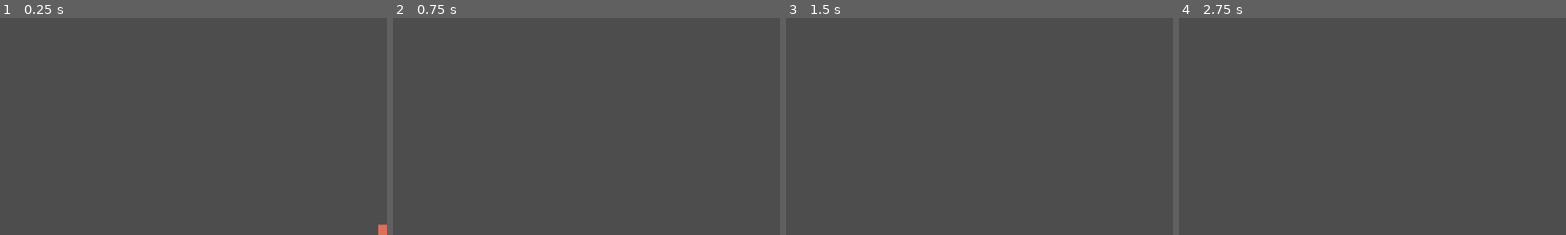
Above: before the commit, frames 1-4 (left to right).
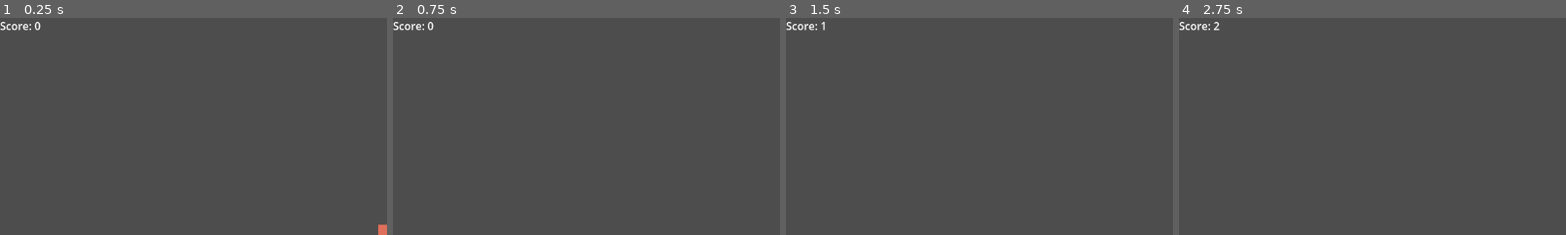
Above: after the commit, the same moments.

Repository: BrendonButler/scramble
Game: Godot game, scene res://main.tscn
Same seed, same stepped clock (60 frames per second), same inputs: the game is played once before the commit and once after it.
Inputs (mouse positions are % of the whole screen's width and height, from its top left):
- Up to frame 1 (0.25 s): no input
- Up to frame 2 (0.75 s): tap Enter (ui_accept) at 0.5 s; move the mouse to (72, 45) at 0.52 s; hold Right (ui_right) from 0.53 s (still down); hold Enter (ui_accept) from 0.53 s (still down); click (72, 45) at 0.67 s
- Up to frame 3 (1.5 s): move the mouse to (30, 55) at 1.27 s; release Right (ui_right) at 1.28 s; release Enter (ui_accept) at 1.28 s; hold Down (ui_down) from 1.28 s (still down); tap Enter (ui_accept) at 1.35 s
- Up to frame 4 (2.75 s): tap Enter (ui_accept) at 1.52, 1.82 s; move the mouse to (60, 28) at 2.02 s; release Down (ui_down) at 2.03 s; hold Right (ui_right) from 2.03 s (still down); hold Enter (ui_accept) from 2.03 s (still down)
The pictures show only the part of the screen within x 0-50%, y 0-50%; the shares and areas given below are measured in that part.

The runs differ from the first frame. In frame 1, 0.2% of the frame differs, in the area x 0-11%, y 1-6%; in frame 2, 0.2%; in frame 3, 0.2%; in frame 4, 0.2%.

Commit message:
implement end game logic through enemy collisions

Diff:
--- /dev/null
+++ b/canvas_layer.gd
@@ -0,0 +1,6 @@
+extends CanvasLayer
+
+func _input(event: InputEvent) -> void:
+	if event.is_action_pressed("ui_accept") and $GameOverLabel.visible:
+		get_tree().paused = false
+		get_tree().reload_current_scene()
--- a/main.gd
+++ b/main.gd
@@ -4,6 +4,18 @@
 
 @onready var player = $Player
 @onready var enemy_spawner = $EnemySpawner
+
+var score = 0
+
+func game_over() -> void:
+	$EnemySpawner.stop()
+	$CanvasLayer/GameOverLabel.visible = true
+	$CanvasLayer/RestartLabel.visible = true
+	get_tree().paused = true
+
+func _process(delta: float) -> void:
+	score += delta
+	$CanvasLayer/ScoreLabel.text = "Score: " + str(int(score))
 
 func _ready() -> void:
 	enemy_spawner.start()
--- a/main.tscn
+++ b/main.tscn
@@ -6,6 +6,19 @@
 [ext_resource type="PackedScene" uid="uid://ceiip3ns2s3n8" path="res://enemy.tscn" id="2_1bvp3"]
 
 [sub_resource type="CapsuleShape2D" id="CapsuleShape2D_0xm2m"]
+radius = 13.0
+
+[sub_resource type="CapsuleShape2D" id="CapsuleShape2D_1bvp3"]
+radius = 13.0
+
+[sub_resource type="GDScript" id="GDScript_1bvp3"]
+script/source = "extends CanvasLayer
+
+func _input(event: InputEvent) -> void:
+	if event.is_action_pressed(\"ui_accept\") and $GameOverLabel.visible:
+		get_tree().paused = false
+		get_tree().reload_current_scene()
+"
 
 [node name="Main" type="Node2D" unique_id=1180091861]
 script = ExtResource("1_h2yge")
@@ -18,14 +31,52 @@
 [node name="PlayerCollision2D" type="CollisionShape2D" parent="Player" unique_id=361569886]
 shape = SubResource("CapsuleShape2D_0xm2m")
 
-[node name="ColorRect" type="ColorRect" parent="Player" unique_id=701213964]
+[node name="PlayerRectVisual2D" type="ColorRect" parent="Player" unique_id=701213964]
 offset_left = -14.0
 offset_top = -16.0
 offset_right = 14.0
 offset_bottom = 16.0
 color = Color(0.87192136, 0.43593392, 0.35342082, 1)
 
+[node name="HurtBox" type="Area2D" parent="Player" unique_id=1708720792]
+
+[node name="HurtBoxCollision2D" type="CollisionShape2D" parent="Player/HurtBox" unique_id=751573011]
+shape = SubResource("CapsuleShape2D_1bvp3")
+
 [node name="EnemySpawner" type="Timer" parent="." unique_id=29114100]
 wait_time = 2.0
 
+[node name="CanvasLayer" type="CanvasLayer" parent="." unique_id=509549547]
+process_mode = 3
+script = SubResource("GDScript_1bvp3")
+
+[node name="ScoreLabel" type="Label" parent="CanvasLayer" unique_id=1187293202]
+offset_right = 40.0
+offset_bottom = 23.0
+
+[node name="GameOverLabel" type="Label" parent="CanvasLayer" unique_id=2058325734]
+visible = false
+anchors_preset = 15
+anchor_right = 1.0
+anchor_bottom = 1.0
+grow_horizontal = 2
+grow_vertical = 2
+theme_override_font_sizes/font_size = 32
+text = "Game Over"
+horizontal_alignment = 1
+vertical_alignment = 1
+
+[node name="RestartLabel" type="Label" parent="CanvasLayer" unique_id=2127678225]
+visible = false
+anchors_preset = 15
+anchor_right = 1.0
+anchor_bottom = 1.0
+offset_top = 45.0
+offset_bottom = 45.0
+grow_horizontal = 2
+grow_vertical = 2
+text = "Press \"R\" to Restart"
+horizontal_alignment = 1
+vertical_alignment = 1
+
 [connection signal="timeout" from="EnemySpawner" to="." method="_on_enemy_spawner_timeout"]
--- a/player.gd
+++ b/player.gd
@@ -2,6 +2,34 @@
 
 @export var speed = 250.0
 @export var bullet_scene: PackedScene
+
+@onready var hurt_box = $HurtBox
+
+var health = 3
+var invincible = false
+var invincibility_timer: SceneTreeTimer = null
+
+func die() -> void:
+	if invincibility_timer != null:
+		invincibility_timer.time_left = 0
+
+	get_parent().game_over()
+
+func take_damage() -> void:
+	if invincible:
+		return
+
+	health -= 1
+	invincible = true
+
+	if health <= 0:
+		die()
+		return
+
+	invincibility_timer = get_tree().create_timer(1.5)
+	await invincibility_timer.timeout
+
+	invincible = false
 
 func _physics_process(_delta: float) -> void:
 	var direction = Input.get_vector("ui_left", "ui_right", "ui_up", "ui_down")
@@ -24,3 +52,9 @@
 
 func _ready() -> void:
 	position = get_viewport_rect().size / 2
+
+	hurt_box.body_entered.connect(_on_hurt_box_body_entered)
+
+func _on_hurt_box_body_entered(body: Node2D) -> void:
+	if body.is_in_group("enemies"):
+		take_damage()
--- a/project.godot
+++ b/project.godot
@@ -22,6 +22,14 @@
 
 [input]
 
+ui_accept={
+"deadzone": 0.5,
+"events": [Object(InputEventKey,"resource_local_to_scene":false,"resource_name":"","device":0,"window_id":0,"alt_pressed":false,"shift_pressed":false,"ctrl_pressed":false,"meta_pressed":false,"pressed":false,"keycode":4194309,"physical_keycode":0,"key_label":0,"unicode":0,"location":0,"echo":false,"script":null)
+, Object(InputEventKey,"resource_local_to_scene":false,"resource_name":"","device":0,"window_id":0,"alt_pressed":false,"shift_pressed":false,"ctrl_pressed":false,"meta_pressed":false,"pressed":false,"keycode":4194310,"physical_keycode":0,"key_label":0,"unicode":0,"location":0,"echo":false,"script":null)
+, Object(InputEventKey,"resource_local_to_scene":false,"resource_name":"","device":0,"window_id":0,"alt_pressed":false,"shift_pressed":false,"ctrl_pressed":false,"meta_pressed":false,"pressed":false,"keycode":32,"physical_keycode":0,"key_label":0,"unicode":32,"location":0,"echo":false,"script":null)
+, Object(InputEventKey,"resource_local_to_scene":false,"resource_name":"","device":-1,"window_id":0,"alt_pressed":false,"shift_pressed":false,"ctrl_pressed":false,"meta_pressed":false,"pressed":false,"keycode":0,"physical_keycode":82,"key_label":0,"unicode":114,"location":0,"echo":false,"script":null)
+]
+}
 ui_left={
 "deadzone": 0.5,
 "events": [Object(InputEventKey,"resource_local_to_scene":false,"resource_name":"","device":0,"window_id":0,"alt_presse …(194 unchanged characters)…
Not shown, added: canvas_layer.gd.uid
